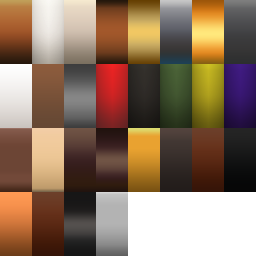
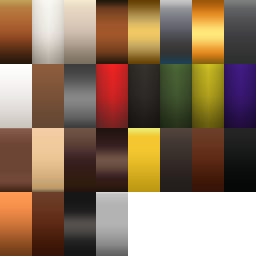
Two versions of the same layered image (256 × 256). Layer-by-layer changes:
pixels changed over [128, 128, 160, 192] (layer not identified)